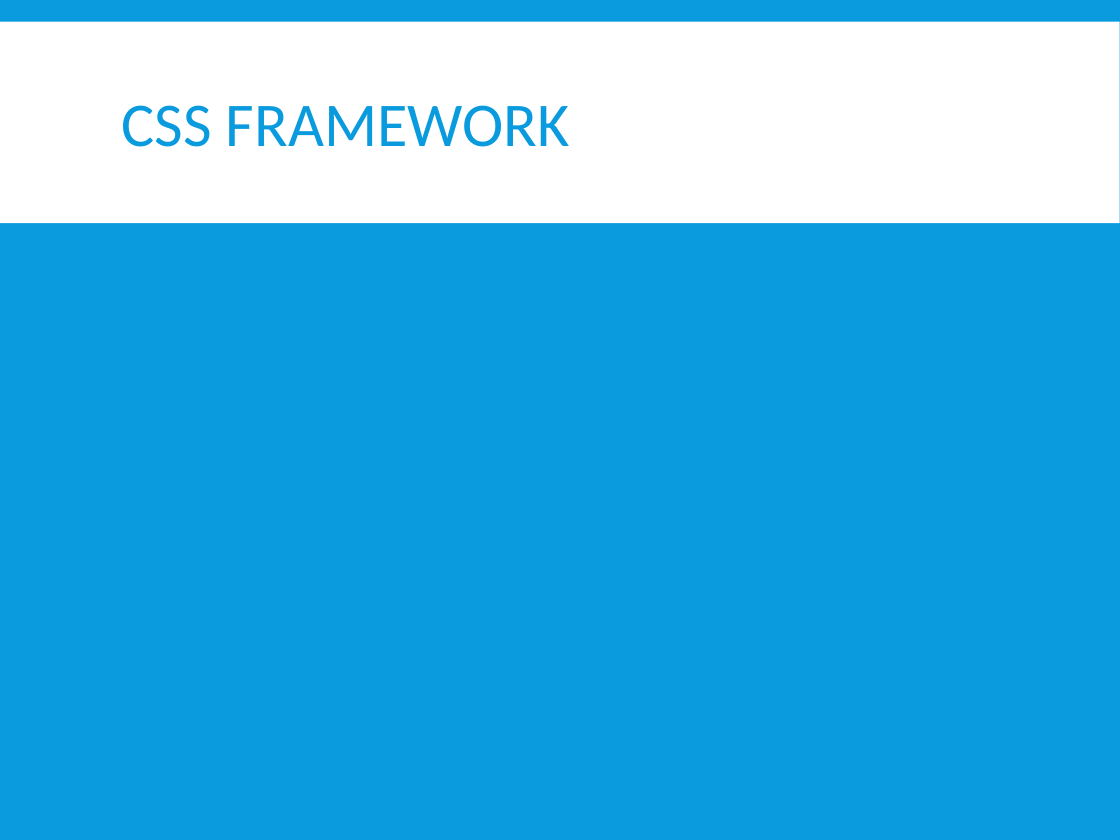
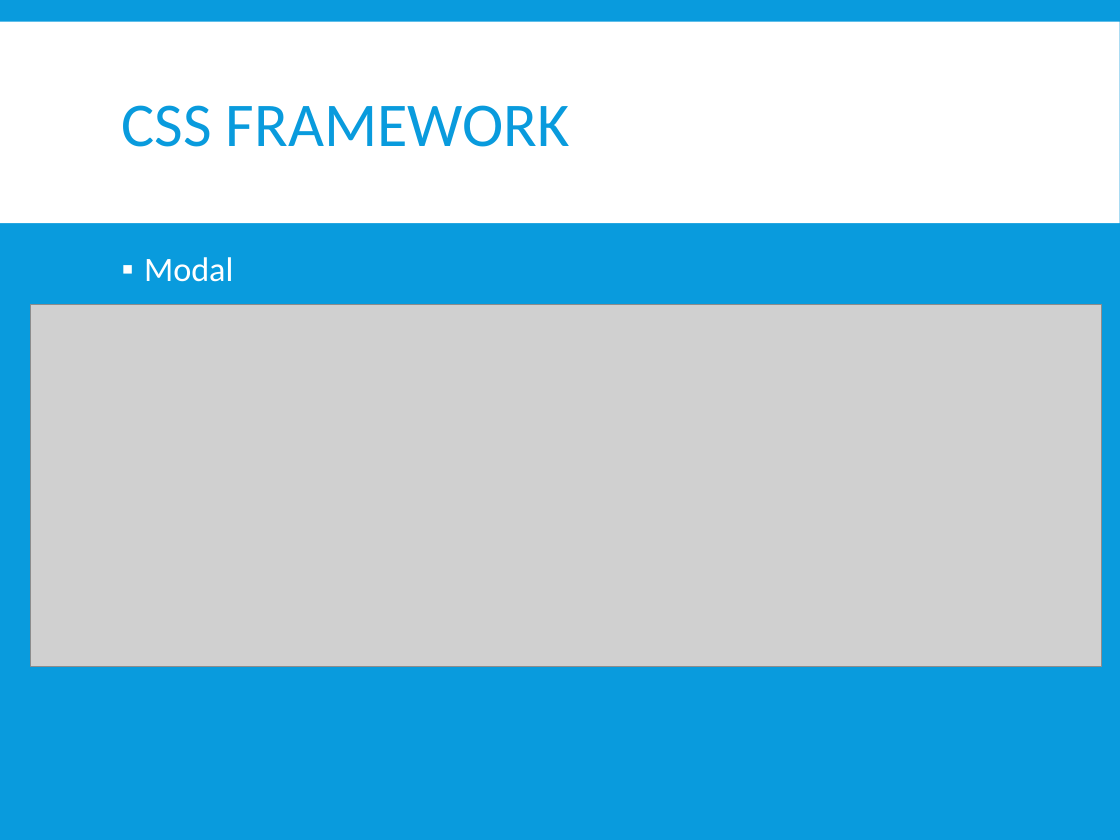
Before and after one commit to dlife/InstantInterview, a slide deck: slide 23 of Presentatie/2015 06 04 Presentatie II.pptx (slide 11 before the commit). Drawn at 1120x840 pixels with LibreOffice and Linux fonts; fonts in the diff are those of the drawing; grey boxes stand for pictures. Boxes give left, top, right and bottom in pixels: in the first picture for what was removed or moved away, otherwise in the second. Text is boxed around its words. In the diff, an @@ line names an element or a change of style, - is before the commit and + after.

Commit message:
small changes

```diff
--- a/Presentatie/2015 06 04 Presentatie II.pptx
+++ b/Presentatie/2015 06 04 Presentatie II.pptx
@@ text added at (x1=144, y1=257, x2=233, y2=282), 22 pt, text #FFFFFF @@
+▪ Modal
@@ picture added at (x1=31, y1=305, x2=1102, y2=666) @@
```
Also in this commit, not shown: 4 other slides changed, 16 slides added, 2 slides removed.
